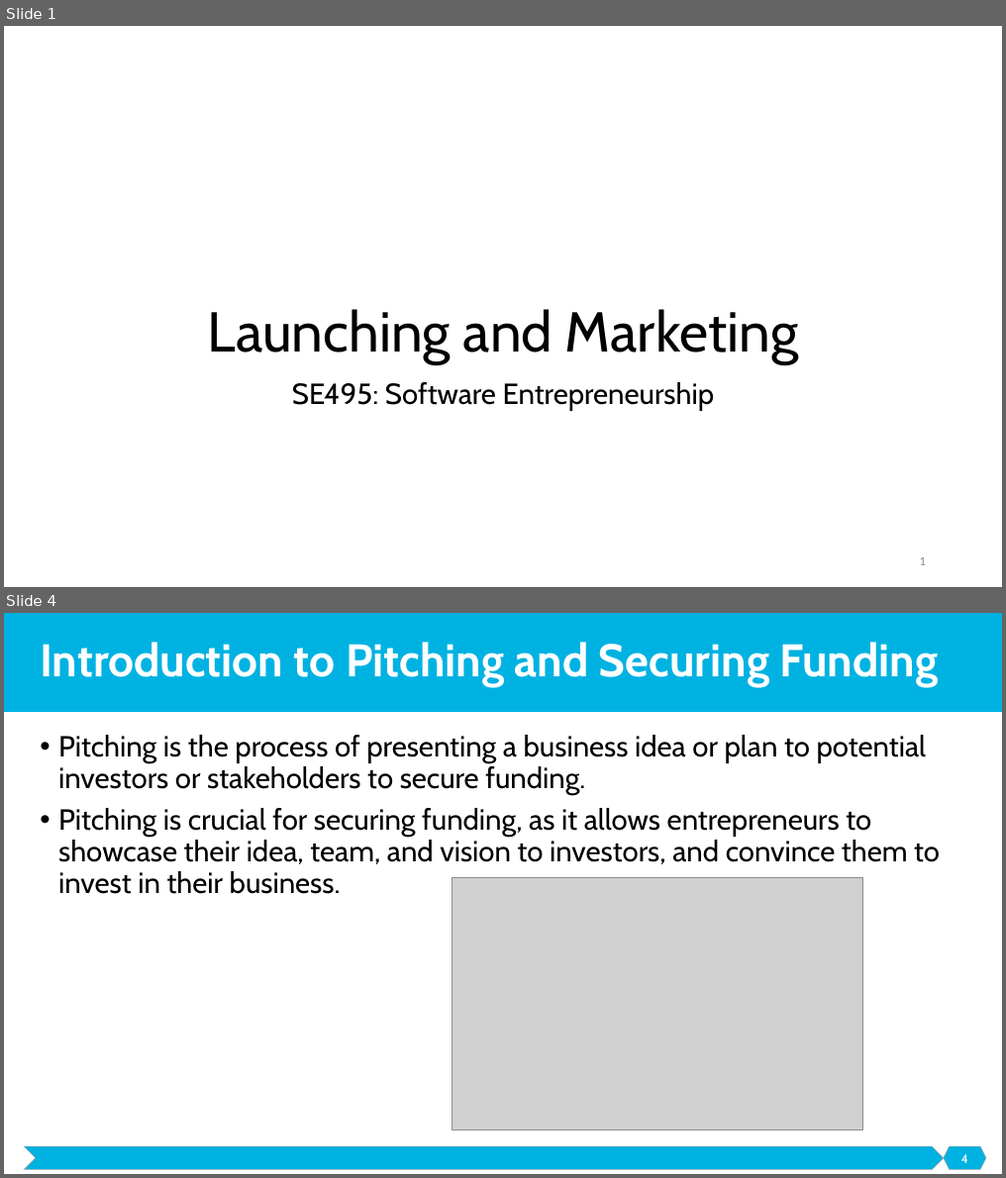
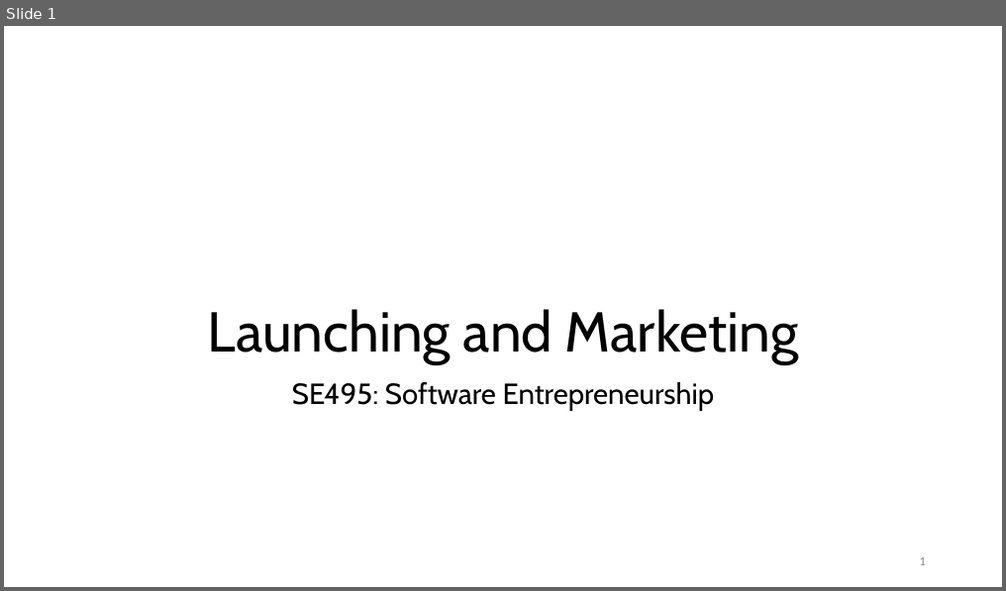
Before and after one commit to malenezi/malenezi, a slide deck: SE495/Lectures/6-Launching and Marketing/Launching and Marketing.pptx. Shown one above the other, each under a label of ours: slides 1 and 4 before the commit, slide 1 after it; the slides between them are not shown. The pictures are 1006x1178 and 1006x591 pixels, drawn with LibreOffice and Linux fonts; fonts in the diff are those of the drawing; grey boxes stand for pictures; background and template pictures are left out. Boxes give left, top, right and bottom in pixels: in the first picture for what was removed or moved away, otherwise in the second. Text is boxed around its words. In the diff, an @@ line names an element or a change of style, - is before the commit and + after.

```diff
--- a/SE495/Lectures/6-Launching and Marketing/Launching and Marketing.pptx
+++ b/SE495/Lectures/6-Launching and Marketing/Launching and Marketing.pptx
@@ slide 4 removed at <box>4,613,1002,1174</box>, background #FFFFFF @@
@@ rectangle removed at <box>4,613,1002,712</box> @@
@@ title removed at <box>40,642,939,687</box> @@
-Introduction to Pitching and Securing Funding
@@ text removed at <box>58,735,940,894</box> @@
-• Pitching is the process of presenting a business idea or plan to potential investors or stakeholders to secure funding.
-• Pitching is crucial for securing funding, as it allows entrepreneurs to showcase their idea, team, and vision to investors, and convince them to invest in their business.
@@ picture removed at <box>451,878,862,1131</box> @@
@@ chevron removed at <box>24,1147,944,1170</box> @@
@@ hexagon removed at <box>944,1147,986,1170</box> @@
@@ page number removed at <box>961,1155,968,1163</box> @@
-4
```
Also in this commit, not shown: 1 slide changed, 40 slides added, 1 other slide removed.
